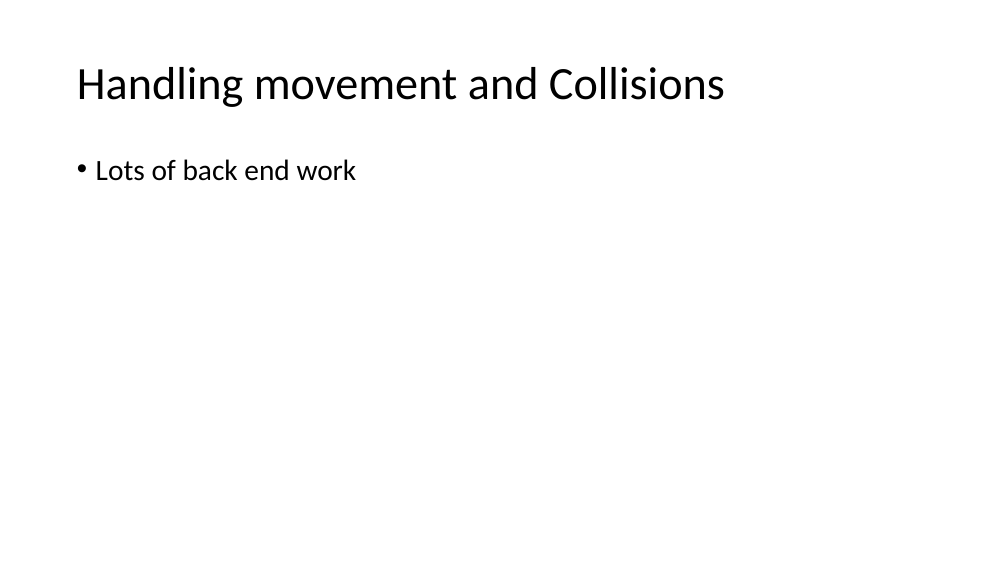
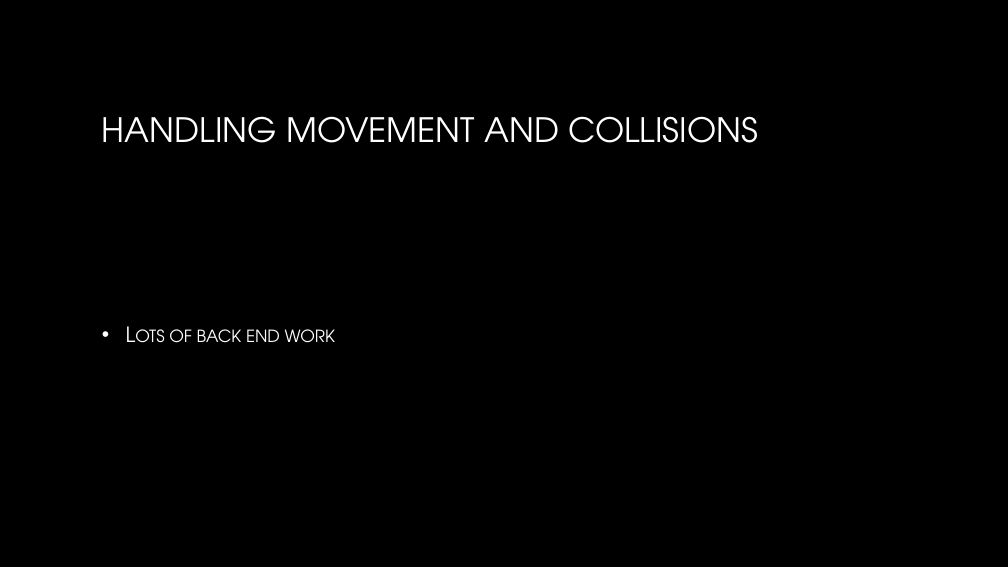
Before and after one commit to losborne/TheREKTangle, a slide deck: slide 7 of ProjectDocumentation/ProjectArchitecture.pptx (slide 6 before the commit). Drawn at 1008x567 pixels with LibreOffice and Linux fonts; fonts in the diff are those of the drawing; background and template pictures are left out. Boxes give left, top, right and bottom in pixels: in the first picture for what was removed or moved away, otherwise in the second. Text is boxed around its words. In the diff, an @@ line names an element or a change of style, - is before the commit and + after.

```diff
--- a/ProjectDocumentation/ProjectArchitecture.pptx
+++ b/ProjectDocumentation/ProjectArchitecture.pptx
@@ background #FFFFFF to picture (left out) @@
@@ title at [102, 116, 758, 143]: text changed; size 44 to 32 pt; font Calibri to TeX Gyre Adventor; text colour #000000 to gradient #FFFFFF to #A6A6A6 @@
-Handling movement and Collisions
+HANDLING MOVEMENT AND COLLISIONS
@@ text "Lots of back end work": place and size @@
-text "Lots of back end work" at [96, 159, 357, 181]
+text "Lots of back end work" at [169, 329, 335, 343]
@@ text "Lots of back end work" at [169, 329, 335, 343]: size 28 to 20 pt, font Calibri to TeX Gyre Adventor, text colour #000000 to gradient #FFFFFF to #BFBFBF, small capitals on; indent changed; line spacing 0.9 to 1; vertical alignment top to middle @@
```
Also in this commit, not shown: 6 other slides changed, 1 slide added, 3 other files.
